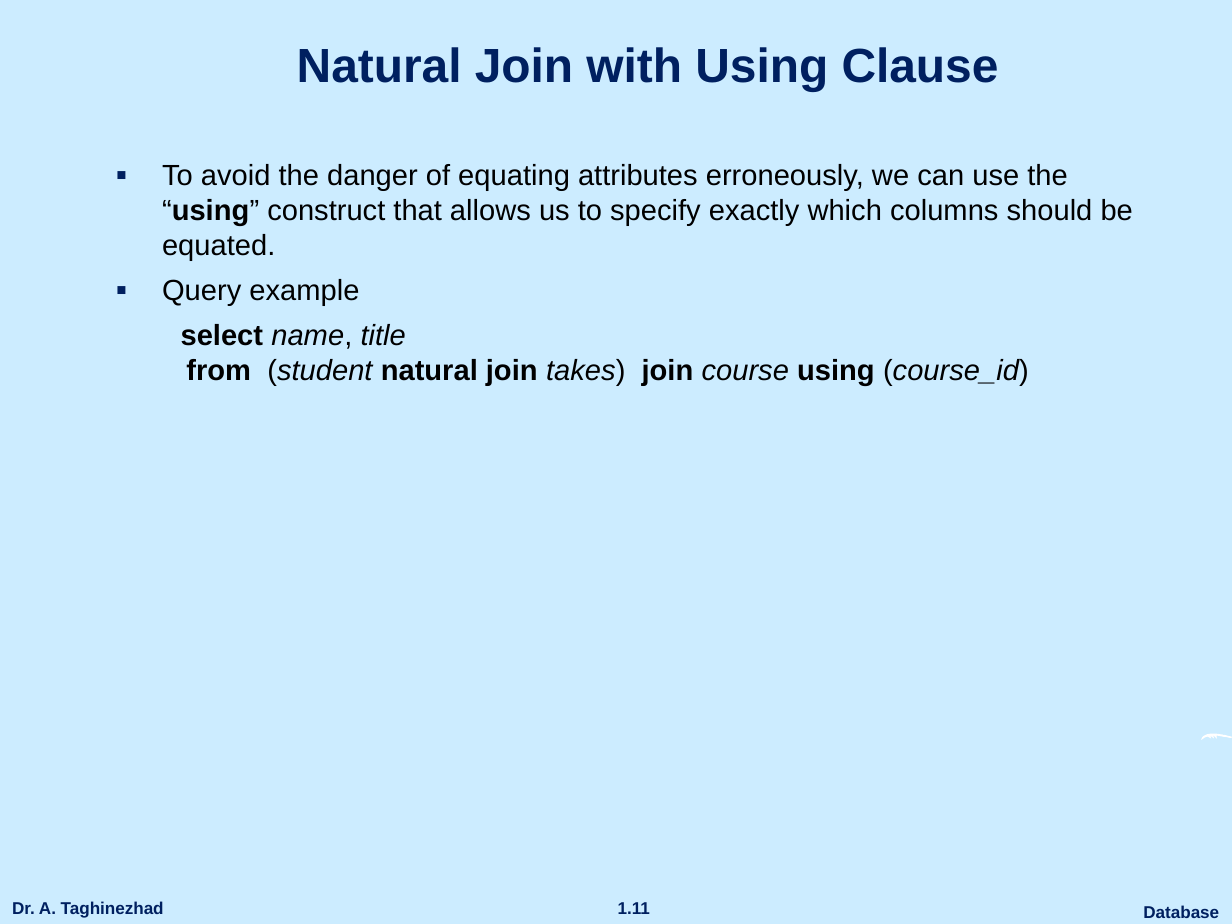
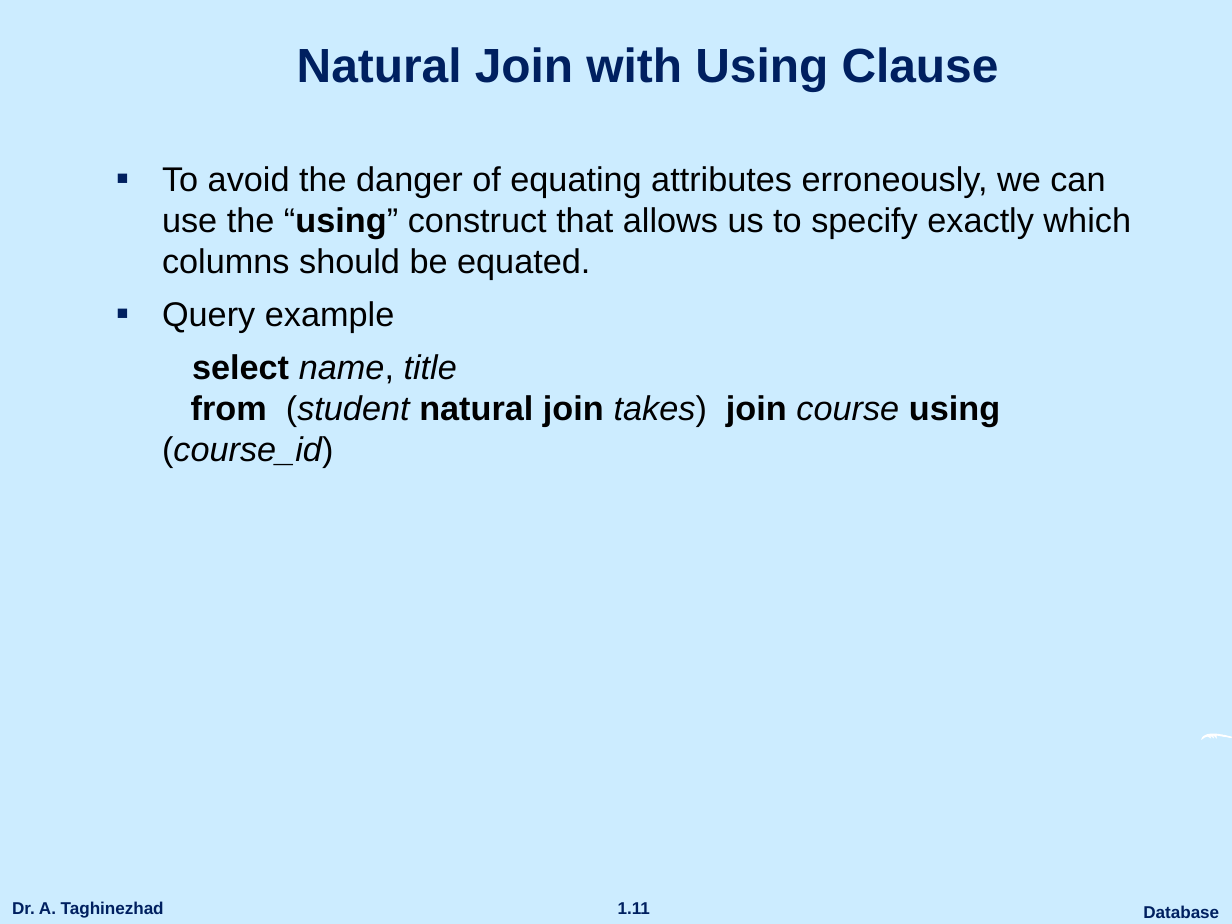
Before and after one commit to ataghinezhad/ataghinezhad.github.io, a slide deck: slide 11 of courses/downloads/temp/Database_Lec4.pptx. Drawn at 1232x924 pixels with LibreOffice and Linux fonts; fonts in the diff are those of the drawing; background and template pictures are left out. Boxes give left, top, right and bottom in pixels: in the first picture for what was removed or moved away, otherwise in the second. Text is boxed around its words. In the diff, an @@ line names an element or a change of style, - is before the commit and + after.

```diff
--- a/courses/downloads/temp/Database_Lec4.pptx
+++ b/courses/downloads/temp/Database_Lec4.pptx
@@ text "To avoid the danger of ..." at bbox=[162, 166, 1131, 468]: size 17 to 20 pt; more space between paragraphs @@
```
Also in this commit, not shown: 7 other slides changed, 2 other files.
